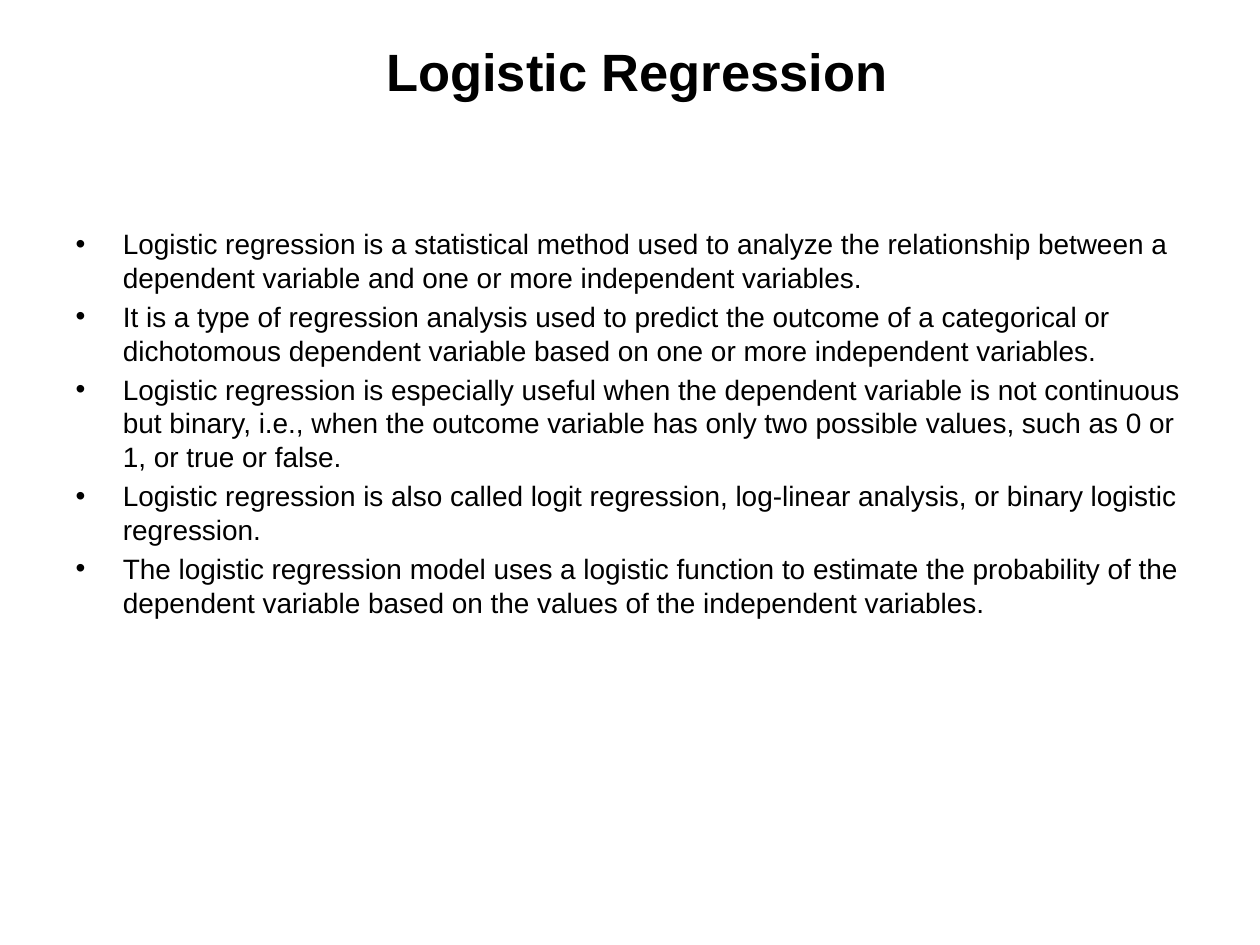
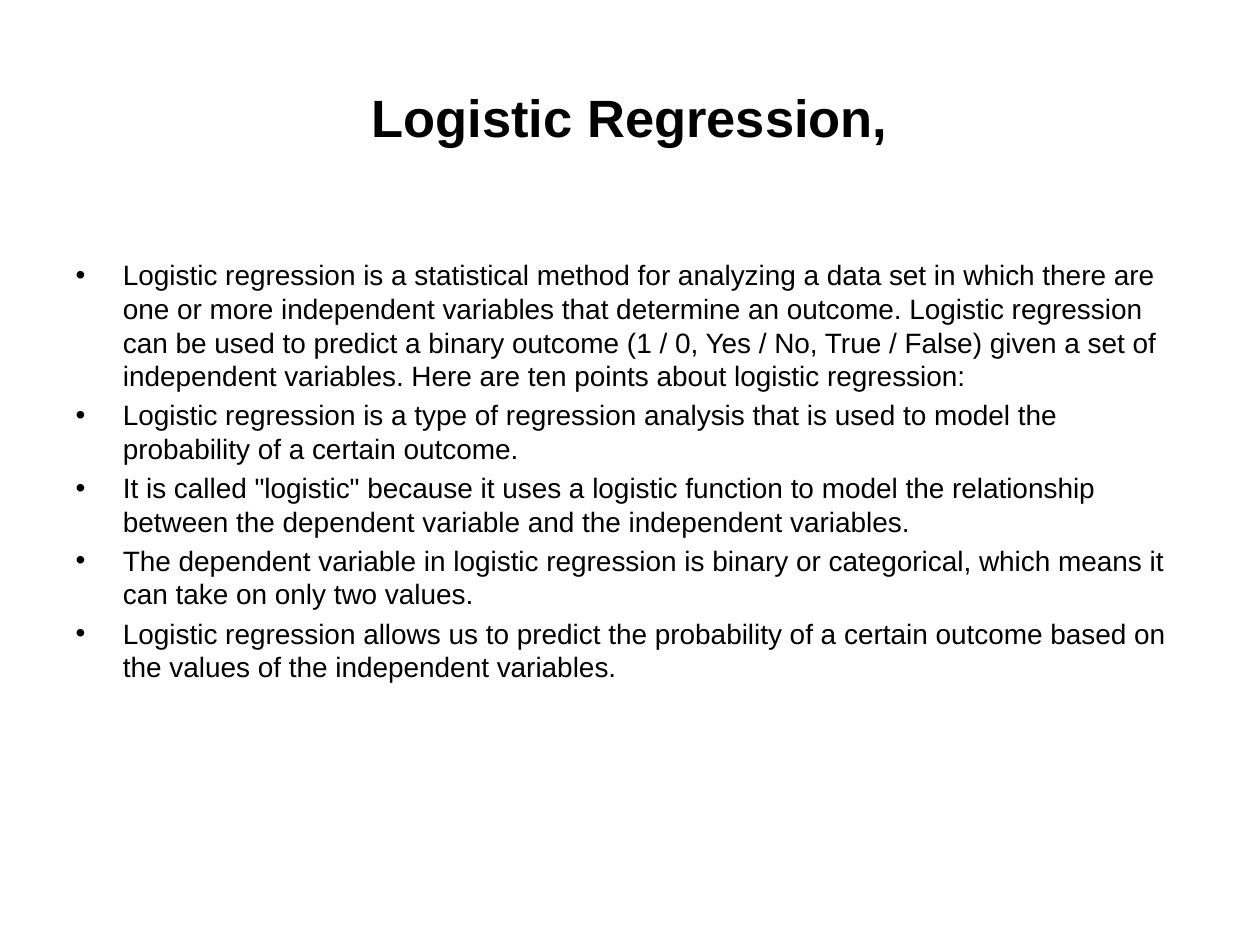
Before and after one commit to parthgupta1208/PresentSmart, a slide deck: slide 1 of PPT.pptx. Drawn at 1260x945 pixels with LibreOffice and Linux fonts; fonts in the diff are those of the drawing. Boxes give left, top, right and bottom in pixels: in the first picture for what was removed or moved away, otherwise in the second. Text is boxed around its words. In the diff, an @@ line names an element or a change of style, - is before the commit and + after.

```diff
--- a/PPT.pptx
+++ b/PPT.pptx
@@ title at bbox=[372, 99, 887, 148]: text changed @@
-Logistic Regression
+Logistic Regression,
@@ text at bbox=[123, 264, 1165, 682]: text changed @@
-• Logistic regression is a statistical method used to analyze the relationship between a dependent variable and one or more independent variables.
-• It is a type of regression analysis used to predict the outcome of a categorical or dichotomous dependent variable based on one or more independent variables.
-• Logistic regression is especially useful when the dependent variable is not continuous but binary, i.e., when the outcome variable has only two possible values, such as 0 or 1, or true or false.
-• Logistic regression is also called logit regression, log-linear analysis, or binary logistic regression.
-• The logistic regression model uses a logistic function to estimate the probability of the dependent variable based on the values of the independent variables.
+• Logistic regression is a statistical method for analyzing a data set in which there are one or more independent variables that determine an outcome. Logistic regression can be used to predict a binary outcome (1 / 0, Yes / No, True / False) given a set of independent variables. Here are ten points about logistic regression:
+• Logistic regression is a type of regression analysis that is used to model the probability of a certain outcome.
+• It is called "logistic" because it uses a logistic function to model the relationship between the dependent variable and the independent variables.
+• The dependent variable in logistic regression is binary or categorical, which means it can take on only two values.
+• Logistic regression allows us to predict the probability of a certain outcome based on the values of the independent variables.
```
Also in this commit, not shown: 2 other slides changed, 36 slides added, 2 other files.
